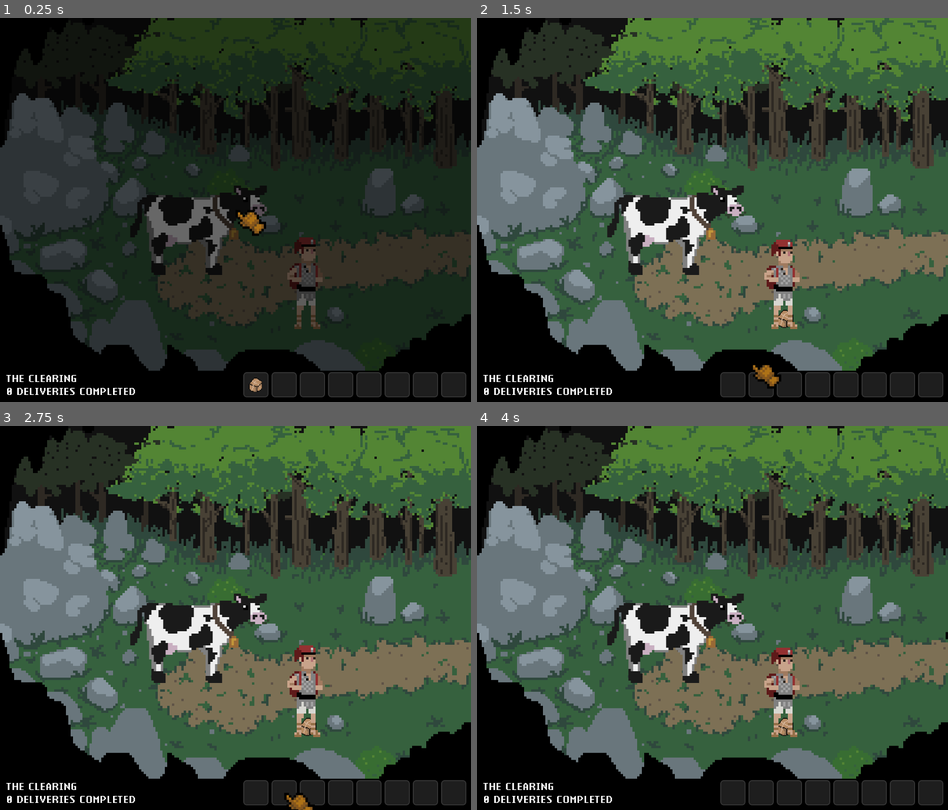
Above: before the commit, frames 1-4 (two rows, left to right).
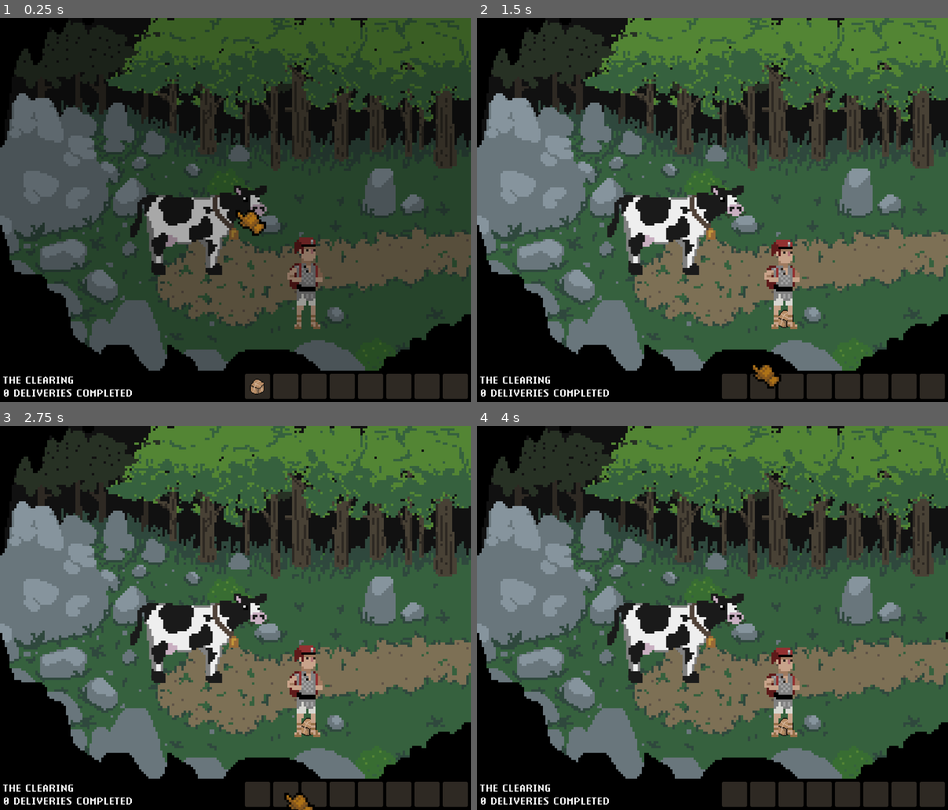
Above: after the commit, the same moments.

Repository: SleepyStudios/CourierOfCobblecove
Game: Godot game, scene res://scenes/zones/b4.tscn
The game is run twice, just before and just after one commit, with the same random seed, the same clock (stepped at 60 frames per second) and the same inputs. Sound files missing from this copy of the repository are replaced by a short silence.
Inputs (mouse positions are in pixels of both pictures, inside the frame that each line leads up to):
- Up to frame 1 (0.25 s): no input
- Up to frame 2 (1.5 s): drag from (731, 386) to (947, 225) at 0.52 s; drag from (731, 386) to (787, 317) at 1.27 s
- Up to frame 3 (2.75 s): tap Enter at 2 s; move the mouse to (282, 794) at 2.02 s; press the mouse at (282, 794) at 2.03 s
- Up to frame 4 (4 s): release the mouse at (759, 794) at 2.75 s; tap Space at 2.75 s; drag from (787, 794) to (571, 560) at 2.77 s; tap Enter at 3.5 s; drag from (759, 794) to (947, 633) at 3.52 s

The runs differ from the first frame. In frame 1, 63% of the frame differs, in the area x 0-100%, y 0-100%; in frame 2, 1.4%; in frame 3, 1.3%; in frame 4, 1.4%.

Commit message:
various

Diff:
--- a/scenes/dialogue_box.tscn
+++ b/scenes/dialogue_box.tscn
@@ -1,12 +1,10 @@
-[gd_scene load_steps=6 format=3 uid="uid://ducnshsxgo8ag"]
+[gd_scene load_steps=3 format=3 uid="uid://ducnshsxgo8ag"]
 
-[ext_resource type="Theme" uid="uid://ehq1gd12dyb" path="res://resources/theme.tres" id="1_f5gsv"]
+[ext_resource type="Theme" uid="uid://bfkgfg7f1oya1" path="res://resources/theme.tres" id="1_f5gsv"]
 [ext_resource type="Script" path="res://scripts/dialogue_box.gd" id="1_jff0e"]
-[ext_resource type="AudioStream" uid="uid://ctd5tmniqevc8" path="res://sounds/dialogue_open.wav" id="3_teq23"]
-[ext_resource type="AudioStream" uid="uid://dtxhnyphcbb2" path="res://sounds/dialogue_option.wav" id="4_nv5y3"]
-[ext_resource type="AudioStream" uid="uid://bukbc3kxb37al" path="res://sounds/quest_complete.wav" id="4_ygps0"]
 
 [node name="DialogueBox" type="ColorRect"]
+texture_filter = 1
 anchors_preset = 8
 anchor_left = 0.5
 anchor_top = 0.5
@@ -21,7 +19,7 @@
 size_flags_horizontal = 4
 size_flags_vertical = 4
 theme = ExtResource("1_f5gsv")
-color = Color(0.376471, 0.301961, 0.278431, 1)
+color = Color(0.180392, 0.160784, 0.137255, 1)
 script = ExtResource("1_jff0e")
 
 [node name="MarginContainer" type="MarginContainer" parent="."]
@@ -31,31 +29,44 @@
 anchor_bottom = 1.0
 grow_horizontal = 2
 grow_vertical = 2
-theme_override_constants/margin_left = 20
-theme_override_constants/margin_top = 20
-theme_override_constants/margin_right = 20
-theme_override_constants/margin_bottom = 20
+theme_override_constants/margin_left = 8
+theme_override_constants/margin_top = 8
+theme_override_constants/margin_right = 8
+theme_override_constants/margin_bottom = 8
 
-[node name="Text" type="Label" parent="MarginContainer"]
+[node name="ColorRect2" type="ColorRect" parent="MarginContainer"]
+layout_mode = 2
+color = Color(0.282353, 0.254902, 0.207843, 1)
+
+[node name="MarginContainer" type="MarginContainer" parent="MarginContainer"]
+layout_mode = 2
+theme_override_constants/margin_left = 12
+theme_override_constants/margin_top = 12
+theme_override_constants/margin_right = 12
+theme_override_constants/margin_bottom = 12
+
+[node name="ColorRect" type="ColorRect" parent="MarginContainer/MarginContainer"]
+layout_mode = 2
+color = Color(0.282353, 0.254902, 0.207843, 1)
+
+[node name="Text" type="Label" parent="MarginContainer/MarginContainer"]
 layout_mode = 2
 size_flags_vertical = 0
 theme_override_font_sizes/font_size = 32
 text = "NPC Text"
 autowrap_mode = 2
 
-[node name="VBoxContainer" type="VBoxContainer" parent="MarginContainer"]
+[node name="VBoxContainer" type="VBoxContainer" parent="MarginContainer/MarginContainer"]
+texture_filter = 1
 layout_mode = 2
 size_flags_vertical = 8
 theme_override_constants/separation = 8
 alignment = 2
 
 [node name="DialogueOpenPlayer" type="AudioStreamPlayer2D" parent="."]
-stream = ExtResource("3_teq23")
 volume_db = -10.0
 
 [node name="QuestCompletePlayer" type="AudioStreamPlayer2D" parent="."]
-stream = ExtResource("4_ygps0")
 volume_db = -15.0
 
 [node name="DialogueOptionPlayer" type="AudioStreamPlayer2D" parent="."]
-stream = ExtResource("4_nv5y3")
--- a/scenes/dropped_item.tscn
+++ b/scenes/dropped_item.tscn
@@ -1,7 +1,6 @@
-[gd_scene load_steps=4 format=3 uid="uid://i1l0jr3mfww4"]
+[gd_scene load_steps=3 format=3 uid="uid://i1l0jr3mfww4"]
 
 [ext_resource type="Script" path="res://scripts/dropped_item.gd" id="1_5iowc"]
-[ext_resource type="AudioStream" uid="uid://o0q8surdpppo" path="res://sounds/pickup.wav" id="2_ix1i4"]
 
 [sub_resource type="RectangleShape2D" id="RectangleShape2D_bjtrj"]
 size = Vector2(64, 64)
@@ -27,7 +26,6 @@
 texture_filter = 1
 
 [node name="PickupPlayer" type="AudioStreamPlayer2D" parent="."]
-stream = ExtResource("2_ix1i4")
 volume_db = -15.0
 
 [connection signal="timeout" from="ReadyTimer" to="." method="_on_ready_timer_timeout"]
--- a/scenes/inventory_slot.tscn
+++ b/scenes/inventory_slot.tscn
@@ -21,16 +21,11 @@
 TooltipPanel/styles/panel = SubResource("StyleBoxFlat_c1xqq")
 
 [sub_resource type="StyleBoxFlat" id="StyleBoxFlat_rdam3"]
-bg_color = Color(0.117647, 0.117647, 0.117647, 1)
-border_width_left = 2
-border_width_top = 2
-border_width_right = 2
-border_width_bottom = 2
-border_color = Color(0.235294, 0.235294, 0.235294, 1)
-corner_radius_top_left = 8
-corner_radius_top_right = 8
-corner_radius_bottom_right = 8
-corner_radius_bottom_left = 8
+bg_color = Color(0.180392, 0.160784, 0.137255, 1)
+corner_radius_top_left = 4
+corner_radius_top_right = 4
+corner_radius_bottom_right = 4
+corner_radius_bottom_left = 4
 corner_detail = 12
 
 [node name="InventorySlot" type="PanelContainer"]
--- /dev/null
+++ b/scenes/npcs/sign_d4.tscn
@@ -0,0 +1,46 @@
+[gd_scene load_steps=7 format=3 uid="uid://d0e4jiewjujux"]
+
+[ext_resource type="Script" path="res://scripts/npc.gd" id="1_nuw4a"]
+[ext_resource type="Texture2D" uid="uid://cocvy5op5yncw" path="res://sprites/npcs/sign_d4.png" id="3_cfw3c"]
+[ext_resource type="Script" path="res://scripts/dialogue_data.gd" id="3_tpnq5"]
+
+[sub_resource type="Resource" id="Resource_vkqdh"]
+script = ExtResource("3_tpnq5")
+default_text = "NORTH: CLARKE'S FARM
+EAST: LORD BOUY'S CASTLE
+SOUTH: LITTLEBEACH
+WEST: TALLY FOREST"
+post_success_text = ""
+action_options = Array[String]([])
+action_requirements = Array[Resource("res://scripts/item_data.gd")]([])
+action_success_texts = Array[String]([])
+action_callbacks = Array[String]([])
+
+[sub_resource type="RectangleShape2D" id="RectangleShape2D_hp1tn"]
+size = Vector2(110, 108)
+
+[sub_resource type="SpriteFrames" id="SpriteFrames_r6qo3"]
+animations = [{
+"frames": [{
+"duration": 1.0,
+"texture": ExtResource("3_cfw3c")
+}],
+"loop": true,
+"name": &"idle",
+"speed": 2.0
+}]
+
+[node name="SignD4" type="StaticBody2D" groups=["NPCs"]]
+script = ExtResource("1_nuw4a")
+dialogue_data = SubResource("Resource_vkqdh")
+
+[node name="CollisionShape" type="CollisionShape2D" parent="."]
+position = Vector2(-9.53674e-07, -7)
+shape = SubResource("RectangleShape2D_hp1tn")
+
+[node name="Animation" type="AnimatedSprite2D" parent="."]
+z_index = 2
+sprite_frames = SubResource("SpriteFrames_r6qo3")
+animation = &"idle"
+
+[node name="CanvasLayer" type="CanvasLayer" parent="."]
--- a/scenes/scene_transition.tscn
+++ b/scenes/scene_transition.tscn
@@ -64,7 +64,7 @@
 
 [sub_resource type="Animation" id="Animation_kgepf"]
 resource_name = "dissolve"
-length = 0.5
+length = 0.4
 tracks/0/type = "bezier"
 tracks/0/imported = false
 tracks/0/enabled = true
@@ -74,7 +74,7 @@
 tracks/0/keys = {
 "handle_modes": PackedInt32Array(0, 0),
 "points": PackedFloat32Array(1, -0.25, 0, 0.25, 0, 1, -0.25, 0, 0.25, 0),
-"times": PackedFloat32Array(0, 0.5)
+"times": PackedFloat32Array(0, 0.4)
 }
 tracks/1/type = "bezier"
 tracks/1/imported = false
@@ -85,7 +85,7 @@
 tracks/1/keys = {
 "handle_modes": PackedInt32Array(0, 0),
 "points": PackedFloat32Array(1, -0.25, 0, 0.25, 0, 1, -0.25, 0, 0.25, 0),
-"times": PackedFloat32Array(0, 0.5)
+"times": PackedFloat32Array(0, 0.4)
 }
 tracks/2/type = "bezier"
 tracks/2/imported = false
@@ -96,7 +96,7 @@
 tracks/2/keys = {
 "handle_modes": PackedInt32Array(0, 0),
 "points": PackedFloat32Array(1, -0.25, 0, 0.25, 0, 1, -0.25, 0, 0.25, 0),
-"times": PackedFloat32Array(0, 0.5)
+"times": PackedFloat32Array(0, 0.4)
 }
 tracks/3/type = "bezier"
 tracks/3/imported = false
@@ -107,7 +107,7 @@
 tracks/3/keys = {
 "handle_modes": PackedInt32Array(0, 0),
 "points": PackedFloat32Array(0, -0.25, 0, 0.25, 0, 1, -0.25, 0, 0.25, 0),
-"times": PackedFloat32Array(0, 0.5)
+"times": PackedFloat32Array(0, 0.4)
 }
 
 [sub_resource type="AnimationLibrary" id="AnimationLibrary_mgkoi"]
--- a/scenes/ui.tscn
+++ b/scenes/ui.tscn
@@ -13,10 +13,10 @@
 anchors_preset = 2
 anchor_top = 1.0
 anchor_bottom = 1.0
-offset_left = 16.0
-offset_top = -76.0
-offset_right = 228.0
-offset_bottom = -10.0
+offset_left = 8.0
+offset_top = -72.0
+offset_right = 220.0
+offset_bottom = -6.0
 grow_vertical = 0
 theme = ExtResource("1_26ytd")
 theme_override_colors/font_outline_color = Color(0, 0, 0, 1)
@@ -32,10 +32,10 @@
 anchor_top = 1.0
 anchor_right = 1.0
 anchor_bottom = 1.0
-offset_left = -296.0
-offset_top = -60.0
-offset_right = -296.0
-offset_bottom = -28.0
+offset_left = -292.0
+offset_top = -56.0
+offset_right = -292.0
+offset_bottom = -24.0
 grow_horizontal = 0
 grow_vertical = 0
 size_flags_horizontal = 8
--- a/scenes/zones/c6.tscn
+++ b/scenes/zones/c6.tscn
@@ -1,9 +1,10 @@
-[gd_scene load_steps=6 format=3 uid="uid://dsa7m0qpw1ias"]
+[gd_scene load_steps=7 format=3 uid="uid://dsa7m0qpw1ias"]
 
 [ext_resource type="Texture2D" uid="uid://cywvxl3vu6o88" path="res://sprites/zones/c6.png" id="1_3g2wl"]
 [ext_resource type="PackedScene" uid="uid://dm5txbfgjhjlf" path="res://scenes/player.tscn" id="2_s3vwy"]
 [ext_resource type="Texture2D" uid="uid://nwiea7ndaabl" path="res://sprites/zones/c4_overlay.png" id="3_l78hs"]
-[ext_resource type="PackedScene" path="res://scenes/teleporter.tscn" id="4_g40p2"]
+[ext_resource type="PackedScene" uid="uid://do3axeenpwefl" path="res://scenes/teleporter.tscn" id="4_g40p2"]
+[ext_resource type="PackedScene" uid="uid://cgx7yv2bgrq8s" path="res://scenes/npcs/mermaid.tscn" id="5_vpyj7"]
 
 [sub_resource type="RectangleShape2D" id="RectangleShape2D_qc31m"]
 size = Vector2(1920, 166.375)
@@ -66,3 +67,6 @@
 
 [node name="RightAnchor" type="Node2D" parent="."]
 position = Vector2(1106, 265)
+
+[node name="Mermaid" parent="." instance=ExtResource("5_vpyj7")]
+position = Vector2(435, 288)
--- a/scenes/zones/d4.tscn
+++ b/scenes/zones/d4.tscn
@@ -1,10 +1,11 @@
-[gd_scene load_steps=12 format=3 uid="uid://bglntcmd3cx8k"]
+[gd_scene load_steps=13 format=3 uid="uid://bglntcmd3cx8k"]
 
 [ext_resource type="Texture2D" uid="uid://blg81hi42omyh" path="res://sprites/zones/d4.png" id="1_goxpk"]
 [ext_resource type="PackedScene" uid="uid://dm5txbfgjhjlf" path="res://scenes/player.tscn" id="2_2nt88"]
 [ext_resource type="Texture2D" uid="uid://dffiidnue56oa" path="res://sprites/zones/d4_overlay.png" id="3_kaoq2"]
-[ext_resource type="PackedScene" path="res://scenes/teleporter.tscn" id="4_86ruw"]
+[ext_resource type="PackedScene" uid="uid://do3axeenpwefl" path="res://scenes/teleporter.tscn" id="4_86ruw"]
 [ext_resource type="PackedScene" uid="uid://c05mecitdjco5" path="res://scenes/npcs/beehive.tscn" id="5_6dphe"]
+[ext_resource type="PackedScene" uid="uid://d0e4jiewjujux" path="res://scenes/npcs/sign_d4.tscn" id="6_t2joa"]
 
 [sub_resource type="RectangleShape2D" id="RectangleShape2D_nrmvt"]
 size = Vector2(1437, 338.5)
@@ -123,3 +124,6 @@
 [node name="CollisionShape2D" type="CollisionShape2D" parent="TopLeftCollision2"]
 position = Vector2(275, -142)
 shape = SubResource("RectangleShape2D_sb3pj")
+
+[node name="SignD4" parent="." instance=ExtResource("6_t2joa")]
+position = Vector2(735, 378)
--- a/scenes/zones/d5.tscn
+++ b/scenes/zones/d5.tscn
@@ -1,9 +1,12 @@
-[gd_scene load_steps=5 format=3 uid="uid://bo306gqnd35c7"]
+[gd_scene load_steps=6 format=3 uid="uid://bo306gqnd35c7"]
 
 [ext_resource type="Texture2D" uid="uid://cfnkhayb5tx0m" path="res://sprites/zones/d5.png" id="1_eeevy"]
 [ext_resource type="PackedScene" uid="uid://dm5txbfgjhjlf" path="res://scenes/player.tscn" id="2_wg2xp"]
 [ext_resource type="Texture2D" uid="uid://brqbkqwwvcaph" path="res://sprites/zones/b4_overlay.png" id="3_4u7uw"]
-[ext_resource type="PackedScene" path="res://scenes/teleporter.tscn" id="4_sp42f"]
+[ext_resource type="PackedScene" uid="uid://do3axeenpwefl" path="res://scenes/teleporter.tscn" id="4_sp42f"]
+
+[sub_resource type="RectangleShape2D" id="RectangleShape2D_nsc0x"]
+size = Vector2(1920, 166.375)
 
 [node name="D5" type="Node2D"]
 
@@ -54,11 +57,6 @@
 zone = "d6"
 anchor = "Top"
 
-[node name="Teleporter d4" parent="." instance=ExtResource("4_sp42f")]
-position = Vector2(600, -41)
-zone = "d4"
-anchor = "Bottom"
-
 [node name="LeftAnchor" type="Node2D" parent="."]
 position = Vector2(56, 408)
 
@@ -70,3 +68,10 @@
 
 [node name="BottomAnchor" type="Node2D" parent="."]
 position = Vector2(600, 687)
+
+[node name="TopCollision" type="StaticBody2D" parent="."]
+position = Vector2(0, -580)
+
+[node name="CollisionShape2D" type="CollisionShape2D" parent="TopCollision"]
+position = Vector2(600, 522.625)
+shape = SubResource("RectangleShape2D_nsc0x")
--- a/scenes/zones/e5.tscn
+++ b/scenes/zones/e5.tscn
@@ -1,9 +1,10 @@
-[gd_scene load_steps=6 format=3 uid="uid://cs3j3pq14ujhi"]
+[gd_scene load_steps=7 format=3 uid="uid://cs3j3pq14ujhi"]
 
 [ext_resource type="Texture2D" uid="uid://x3knjfiqsr3w" path="res://sprites/zones/e5.png" id="1_js5wp"]
 [ext_resource type="PackedScene" uid="uid://dm5txbfgjhjlf" path="res://scenes/player.tscn" id="2_f3k3n"]
 [ext_resource type="Texture2D" uid="uid://brqbkqwwvcaph" path="res://sprites/zones/b4_overlay.png" id="3_1ql7g"]
-[ext_resource type="PackedScene" path="res://scenes/teleporter.tscn" id="4_h03s8"]
+[ext_resource type="PackedScene" uid="uid://do3axeenpwefl" path="res://scenes/teleporter.tscn" id="4_h03s8"]
+[ext_resource type="PackedScene" uid="uid://cqyhxiaawm6gs" path="res://scenes/npcs/snake.tscn" id="5_ajbo4"]
 
 [sub_resource type="RectangleShape2D" id="RectangleShape2D_qc31m"]
 size = Vector2(1920, 166.375)
@@ -61,3 +62,6 @@
 
 [node name="TopAnchor" type="Node2D" parent="."]
 position = Vector2(591, 132)
+
+[node name="Snake" parent="." instance=ExtResource("5_ajbo4")]
+position = Vector2(753, 555)
--- a/scenes/zones/f4.tscn
+++ b/scenes/zones/f4.tscn
@@ -1,9 +1,10 @@
-[gd_scene load_steps=7 format=3 uid="uid://dawbnivnp7toa"]
+[gd_scene load_steps=8 format=3 uid="uid://dawbnivnp7toa"]
 
 [ext_resource type="Texture2D" uid="uid://dvl273pm8dxbm" path="res://sprites/zones/f4.png" id="1_8f8tm"]
 [ext_resource type="PackedScene" uid="uid://dm5txbfgjhjlf" path="res://scenes/player.tscn" id="2_qkfr0"]
 [ext_resource type="Texture2D" uid="uid://20i26mnoytbo" path="res://sprites/zones/f4_overlay.png" id="3_1an35"]
-[ext_resource type="PackedScene" path="res://scenes/teleporter.tscn" id="4_4qnsu"]
+[ext_resource type="PackedScene" uid="uid://do3axeenpwefl" path="res://scenes/teleporter.tscn" id="4_4qnsu"]
+[ext_resource type="PackedScene" uid="uid://ctd87oka325rs" path="res://scenes/npcs/love_guard.tscn" id="6_4urdb"]
 [ext_resource type="PackedScene" uid="uid://rjxyfqtvca26" path="res://scenes/npcs/bribe_guard.tscn" id="6_e82pt"]
 
 [sub_resource type="RectangleShape2D" id="RectangleShape2D_qc31m"]
@@ -72,3 +73,6 @@
 position = Vector2(1143, 1376)
 rotation = 0.719076
 shape = SubResource("RectangleShape2D_qc31m")
+
+[node name="LoveGuard" parent="." instance=ExtResource("6_4urdb")]
+position = Vector2(799, 541)
--- a/scripts/dialogue_box.gd
+++ b/scripts/dialogue_box.gd
@@ -3,6 +3,8 @@
 
 @export var dialogue_data: DialogueData
 @export var npc: NPC
+@onready var v_box_container = $MarginContainer/MarginContainer/VBoxContainer
+@onready var dialogue_text = $MarginContainer/MarginContainer/Text
 
 const DialogueAction = preload("res://scenes/dialogue_action.tscn")
 
@@ -16,7 +18,7 @@
 		button.text = option
 		button.pressed.connect(func (): return self._on_button_pressed(dialogue_data.action_options.find(option)))
 		action.hide()
-		$MarginContainer/VBoxContainer.add_child(action)
+		v_box_container.add_child(action)
 
 	if is_successful():
 		handle_quest_completed(Global.quest_manager.get_completed_quest_action_index(npc.name), true)
@@ -29,22 +31,22 @@
 	$DialogueOpenPlayer.play()
 
 	if is_successful():
-		$MarginContainer/Text.text = dialogue_data.post_success_text
+		dialogue_text.text = dialogue_data.post_success_text
 	else:
-		$MarginContainer/Text.text = dialogue_data.default_text
+		dialogue_text.text = dialogue_data.default_text
 
 	toggle_options()
 
 func toggle_options():
 	for i in len(dialogue_data.action_options):
-		$MarginContainer/VBoxContainer.get_child(i).visible = \
+		v_box_container.get_child(i).visible = \
 			false if is_successful() else Global.inventory_data.has_item(dialogue_data.action_requirements[i])
 
 func _on_button_pressed(index: int):
 	Global.cursor.play_anim()
 
 	Global.inventory_data.remove_item(dialogue_data.action_requirements[index])
-	$MarginContainer/Text.text = dialogue_data.action_success_texts[index]
+	dialogue_text.text = dialogue_data.action_success_texts[index]
 	Global.quest_manager.complete_quest(npc.name, index)
 	toggle_options()
 	handle_quest_completed(index)
--- a/scripts/inventory_ui.gd
+++ b/scripts/inventory_ui.gd
@@ -4,7 +4,6 @@
 
 @onready var player_inventory = $PlayerInventory
 @onready var grabbed_slot = $GrabbedSlot
-@onready var player = $"../../Player"
 
 func _ready():
 	Global.inventory_data.inventory_interact.connect(_on_inventory_interact)
Not shown: 1 places in resources/theme.tres that only renumber resources
Not shown: 1 places in scenes/dialogue_action.tscn that only renumber resources
Not shown: 1 places in scenes/global.tscn that only renumber resources
Not shown: 1 places in scenes/ui.tscn that only renumber resources
Not shown: 1 places in scenes/zones/b4.tscn that only renumber resources
Not shown: 1 places in scenes/zones/c4.tscn that only renumber resources
Not shown: 1 places in scenes/zones/c5.tscn that only renumber resources
Not shown: 1 places in scenes/zones/d3.tscn that only renumber resources
Not shown: 1 places in scenes/zones/d6.tscn that only renumber resources
Not shown: 1 places in scenes/zones/e3.tscn that only renumber resources
Not shown: 1 places in scenes/zones/e4.tscn that only renumber resources
Binary file added: sprites/npcs/sign_d4.png
(and 1 more such lines)
